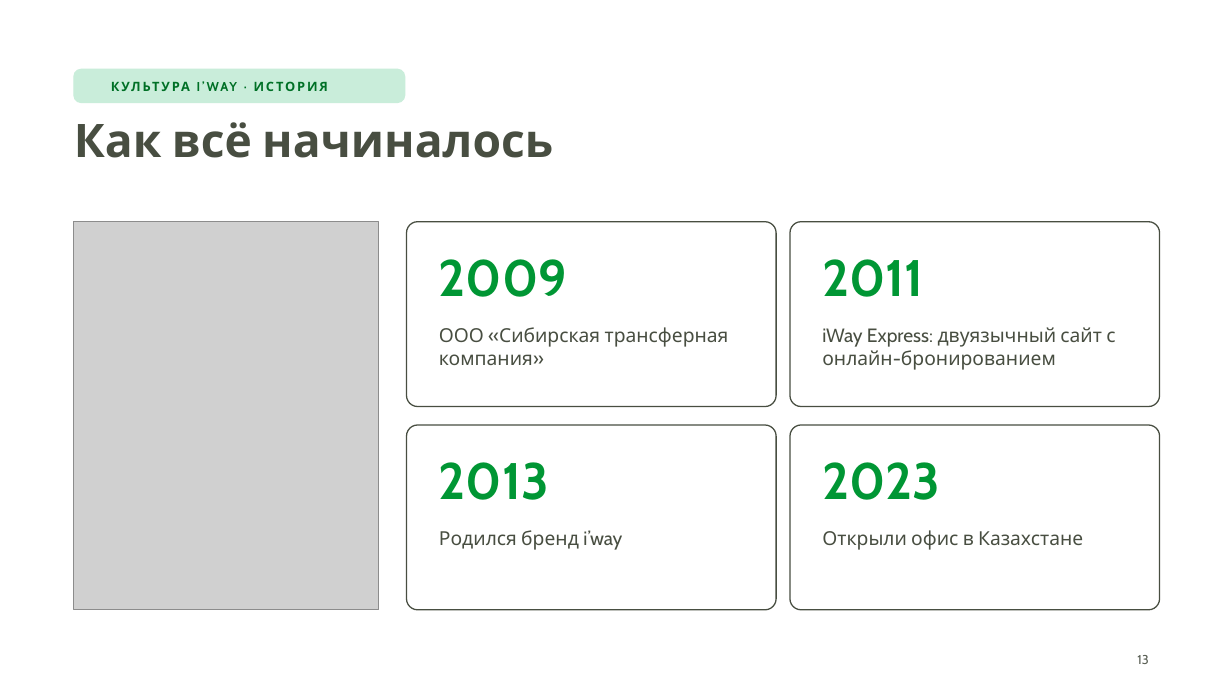
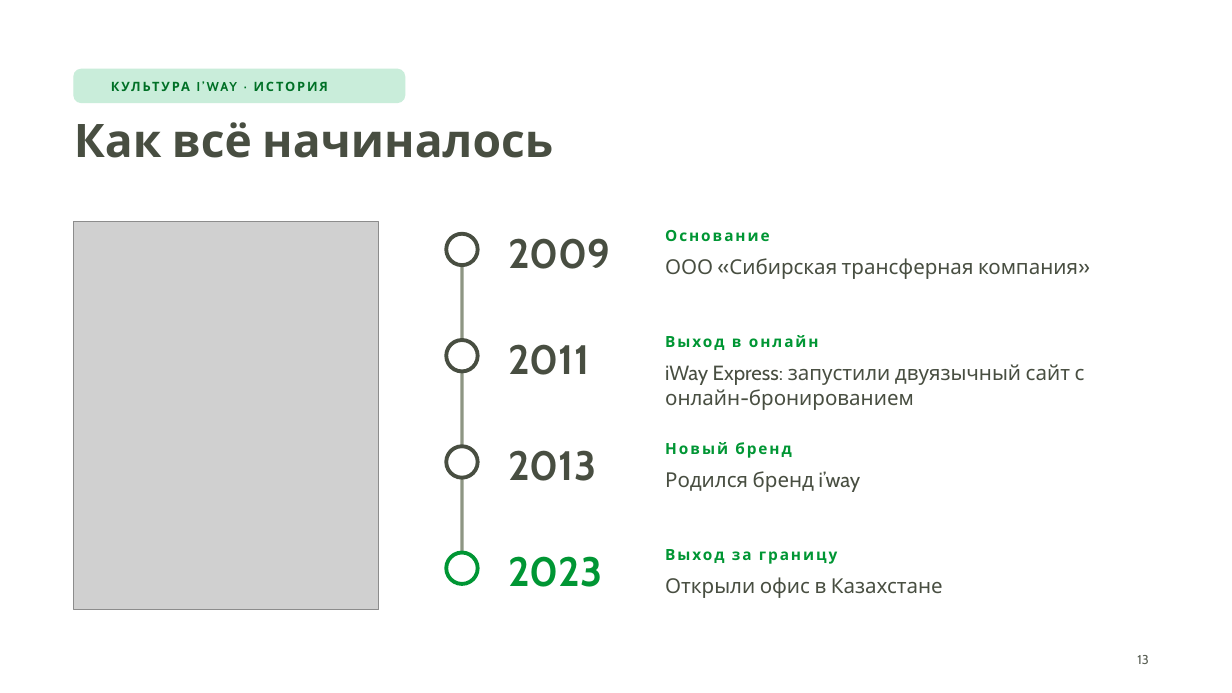
Before and after one commit to hriwayhr/HR-projects, a slide deck: slide 13 of presentations/HR-iway-onboarding-2026.pptx. Drawn at 1232x693 pixels with LibreOffice and Linux fonts; fonts in the diff are those of the drawing; grey boxes stand for pictures; background and template pictures are left out. Boxes give left, top, right and bottom in pixels: in the first picture for what was removed or moved away, otherwise in the second. Text is boxed around its words. In the diff, an @@ line names an element or a change of style, - is before the commit and + after.

```diff
--- a/presentations/HR-iway-onboarding-2026.pptx
+++ b/presentations/HR-iway-onboarding-2026.pptx
@@ rounded rectangle removed at (407, 222, 776, 407) @@
@@ text "2009": place and size @@
-text "2009" at (439, 259, 567, 297)
+text "2009" at (508, 238, 611, 269)
@@ text added at (665, 230, 769, 241), 12 pt, text #009634, bold @@
+Основание
@@ rounded rectangle removed at (790, 222, 1160, 407) @@
@@ size 15 to 16 pt in 3 elements at (665, 577, 943, 598), (665, 471, 861, 492), (665, 258, 1078, 279) @@
@@ text "ООО «Сибирская трансферная компания»": place and size @@
-text "ООО «Сибирская трансферная компания»" at (439, 327, 729, 365)
+text "ООО «Сибирская трансферная компания»" at (665, 258, 1078, 279)
@@ size 40 to 32 pt, text colour #009634 to #484E41; vertical alignment top to middle in 3 elements at (508, 450, 596, 481), (508, 238, 611, 269), (508, 344, 589, 375) @@
@@ text "2011": place and size @@
-text "2011" at (822, 259, 923, 297)
+text "2011" at (508, 344, 589, 375)
@@ text at (665, 364, 1085, 410): text changed; size 15 to 16 pt @@
-iWay Express: двуязычный сайт с онлайн-бронированием
+iWay Express: запустили двуязычный сайт с онлайн-бронированием
@@ rounded rectangle removed at (407, 425, 776, 610) @@
@@ text "2013": place and size @@
-text "2013" at (439, 462, 549, 500)
+text "2013" at (508, 450, 596, 481)
@@ rounded rectangle removed at (790, 425, 1160, 610) @@
@@ text "Родился бренд i’way": place and size @@
-text "Родился бренд i’way" at (439, 530, 622, 550)
+text "Родился бренд i’way" at (665, 471, 861, 492)
@@ text "2023": place and size @@
-text "2023" at (822, 462, 940, 500)
+text "2023" at (508, 556, 603, 587)
@@ text "2023" at (508, 556, 603, 587): size 40 to 32 pt; vertical alignment top to middle @@
@@ group added at (446, 234, 837, 584): 4 ellipses, 3 texts, 1 line @@
+Выход в онлайн
+Новый бренд
+Выход за границу
@@ text "Открыли офис в Казахстане": place and size @@
-text "Открыли офис в Казахстане" at (822, 530, 1083, 550)
+text "Открыли офис в Казахстане" at (665, 577, 943, 598)
```
Also in this commit, not shown: 2 other files.
